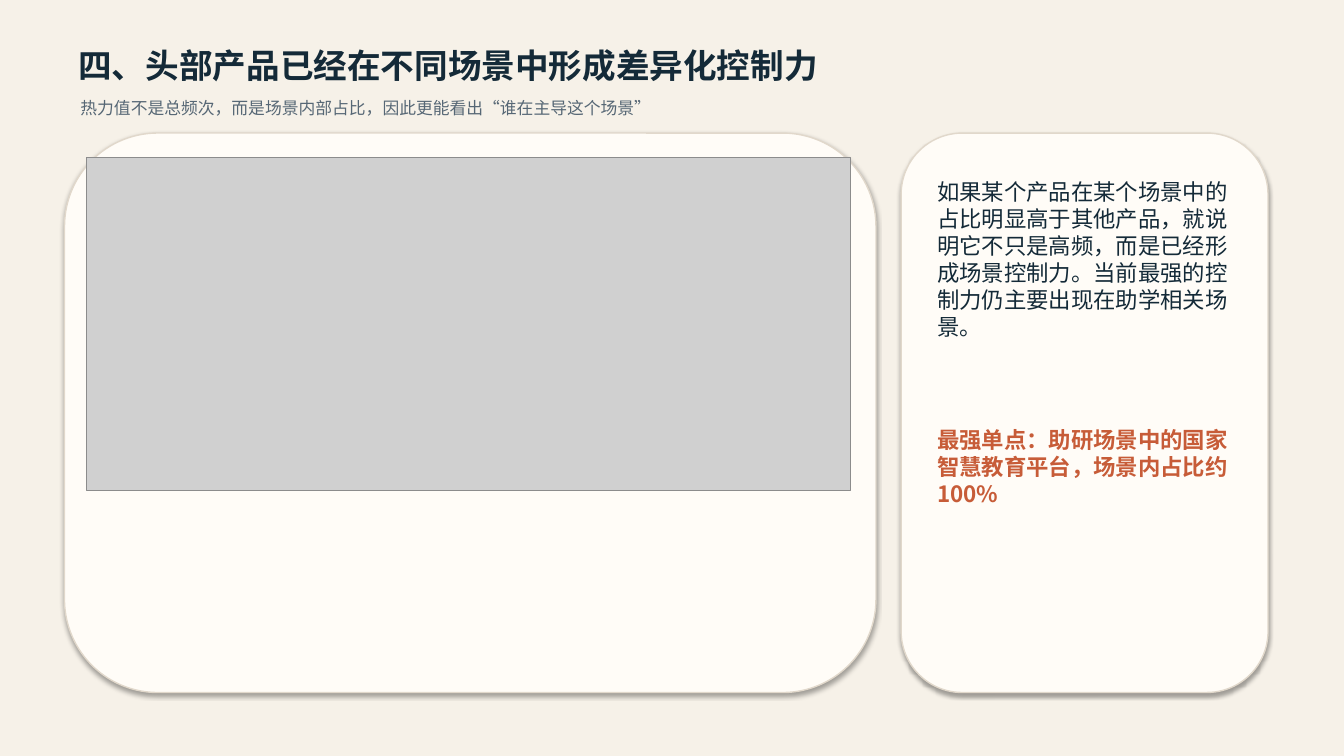
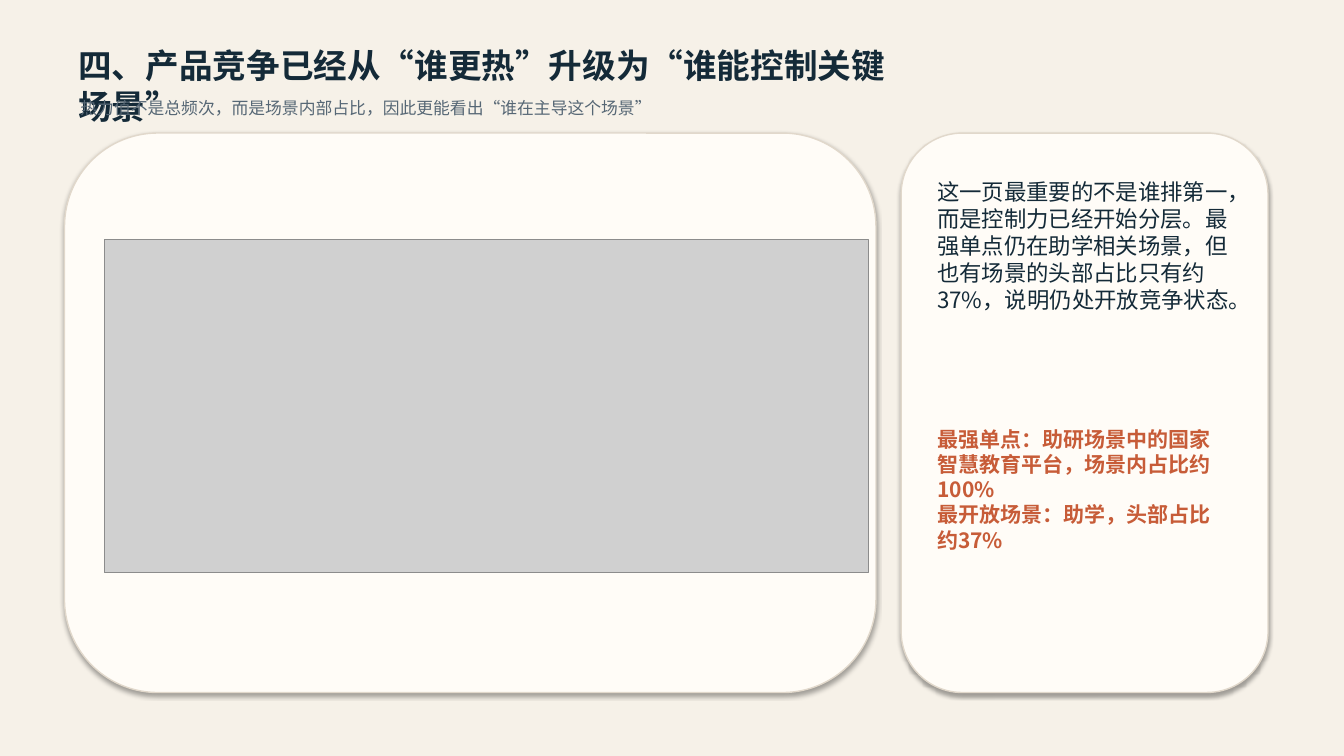
Before and after one commit to nijisakai/ai-edu-research, a slide deck: slide 5 of Section_2.2_应用现状综述_汇报版.pptx. Drawn at 1344x756 pixels with LibreOffice and Linux fonts; fonts in the diff are those of the drawing; grey boxes stand for pictures. Boxes give left, top, right and bottom in pixels: in the first picture for what was removed or moved away, otherwise in the second. Text is boxed around its words. In the diff, an @@ line names an element or a change of style, - is before the commit and + after.

```diff
--- a/Section_2.2_应用现状综述_汇报版.pptx
+++ b/Section_2.2_应用现状综述_汇报版.pptx
@@ text at [78, 49, 884, 81]: text changed @@
-四、头部产品已经在不同场景中形成差异化控制力
+四、产品竞争已经从“谁更热”升级为“谁能控制关键场景”
@@ text at [937, 181, 1251, 311]: text changed @@
-如果某个产品在某个场景中的占比明显高于其他产品，就说明它不只是高频，而是已经形成场景控制力。当前最强的控制力仍主要出现在助学相关场景。
+这一页最重要的不是谁排第一，而是控制力已经开始分层。最强单点仍在助学相关场景，但也有场景的头部占比只有约37%，说明仍处开放竞争状态。
@@ picture: place and size @@
-picture at [87, 157, 851, 491]
+picture at [104, 240, 868, 574]
@@ text at [937, 429, 1210, 550]: text changed; size 16 to 15 pt @@
-最强单点：助研场景中的国家智慧教育平台，场景内占比约100%
+最强单点：助研场景中的国家智慧教育平台，场景内占比约100%
+最开放场景：助学，头部占比约37%
```
Also in this commit, not shown: 4 other slides changed, 1 slide added, 1 slide removed, 3 other files.
